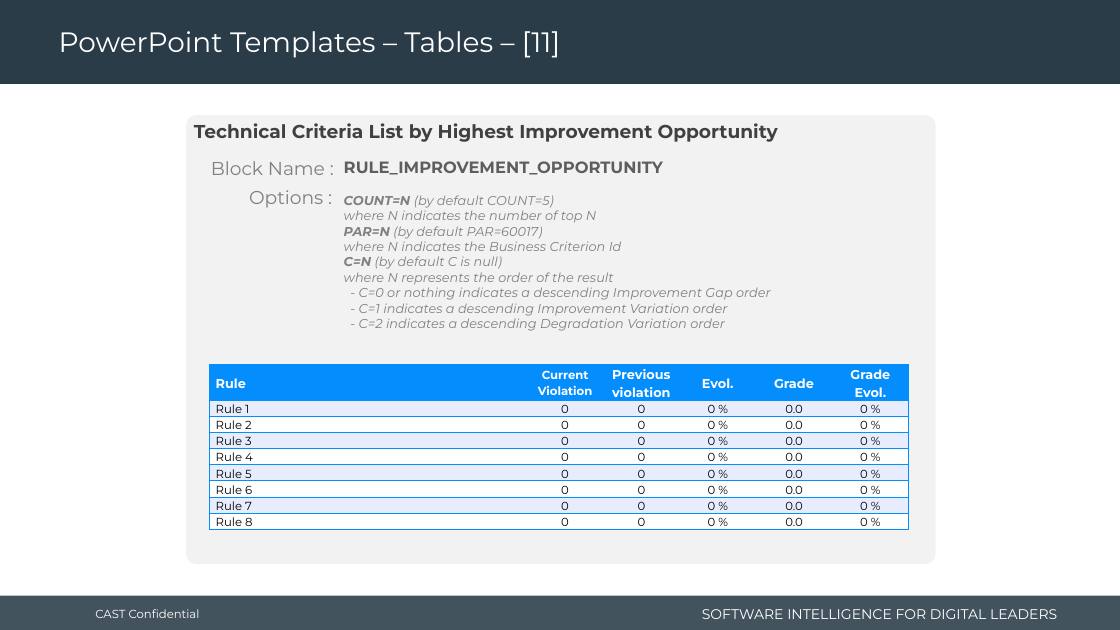
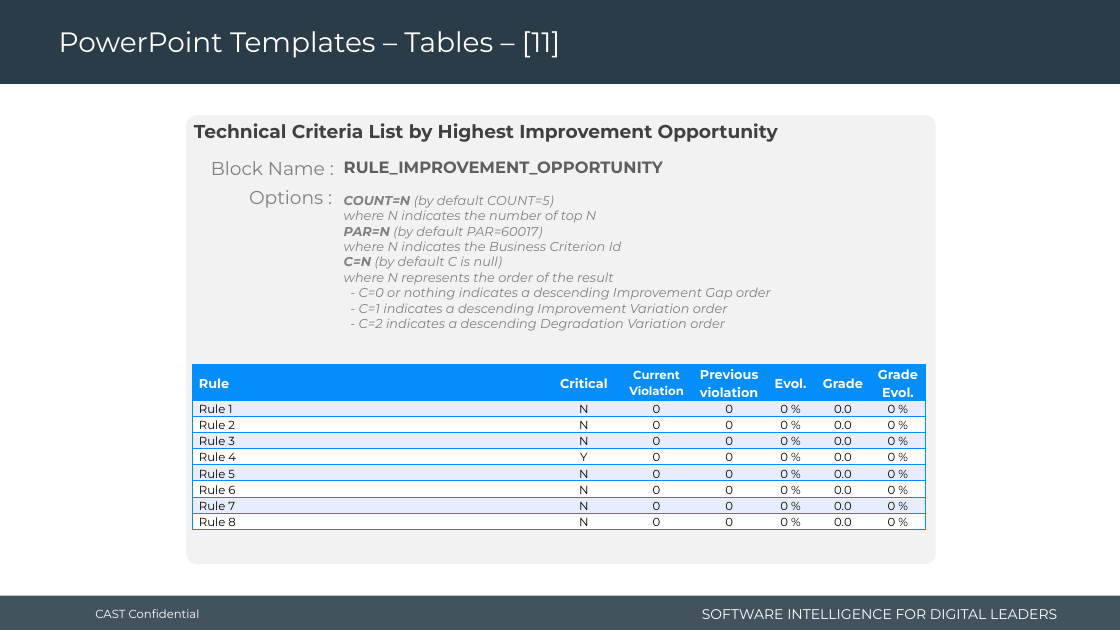
Before and after one commit to CAST-projects/CAST-ReportGenerator, a slide deck: slide 43 of CastReporting.Reporting.Core/Templates/Application/Component library/1- Powerpoint-components-library.pptx. Drawn at 1120x630 pixels with LibreOffice and Linux fonts; fonts in the diff are those of the drawing; background and template pictures are left out. Boxes give left, top, right and bottom in pixels: in the first picture for what was removed or moved away, otherwise in the second. Text is boxed around its words. In the diff, an @@ line names an element or a change of style, - is before the commit and + after.

Commit message:
REPORTGEN-692: update library templates

```diff
--- a/CastReporting.Reporting.Core/Templates/Application/Component library/1- Powerpoint-components-library.pptx
+++ b/CastReporting.Reporting.Core/Templates/Application/Component library/1- Powerpoint-components-library.pptx
@@ table at (192,365,926,534) @@
+column 2: Critical | N | N | N | Y | N | N | N | N
@@ table: place and size @@
-table at (209,365,909,534)
+table at (192,365,926,534)
```
Also in this commit, not shown: 1 other file.
